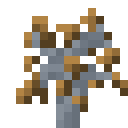
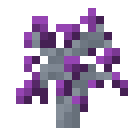
The second (128, 128) image is a revision of the first. Changes to its layers:
pixels changed over [16, 8, 128, 112] (layer not identified)
